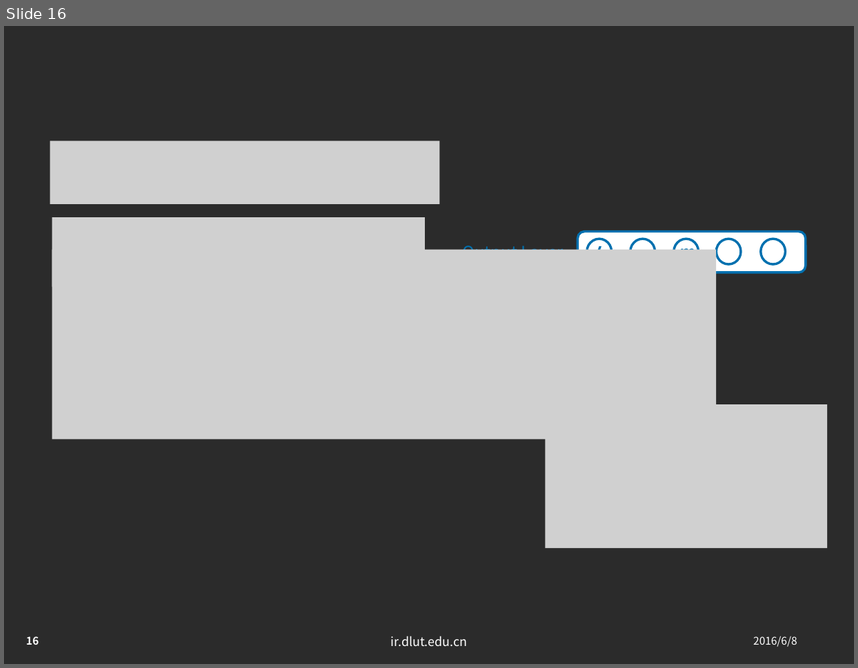
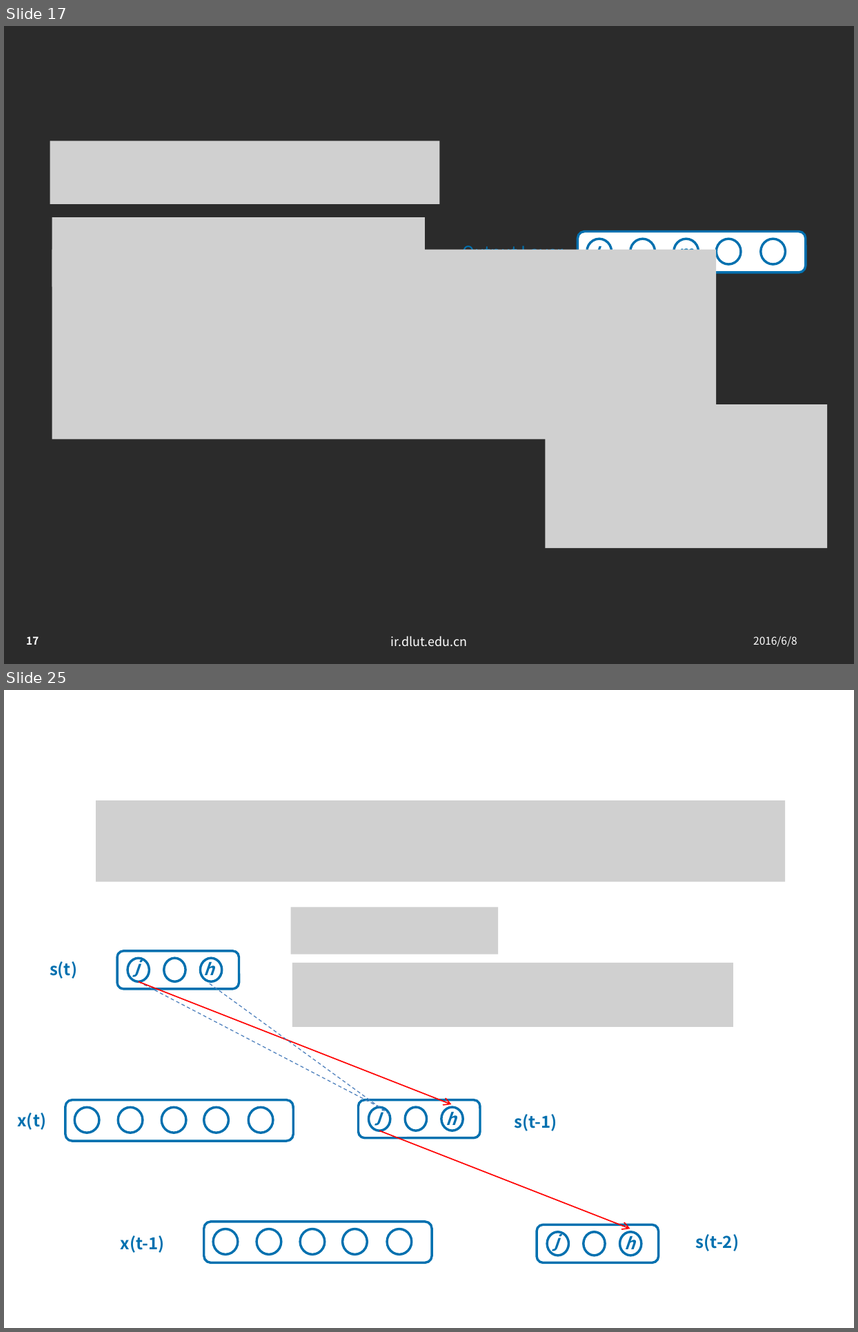
Before and after one commit to jxwb088047/RNN_BPTT_report, a slide deck: 林广和研一下学术ppt-2016-06-06.pptx. Shown one above the other, each under a label of ours: slide 16 before the commit, slides 17 and 25 after it; the slides between them are not shown. The pictures are 858x668 and 858x1332 pixels, drawn with LibreOffice and Linux fonts; fonts in the diff are those of the drawing; grey boxes stand for pictures; background and template pictures are left out; a plain dark background stands for a picture behind light text. Boxes give left, top, right and bottom in pixels: in the first picture for what was removed or moved away, otherwise in the second. Text is boxed around its words. In the diff, an @@ line names an element or a change of style, - is before the commit and + after.

```diff
--- a/林广和研一下学术ppt-2016-06-06.pptx
+++ b/林广和研一下学术ppt-2016-06-06.pptx
@@ slide 25 added at (x1=4, y1=690, x2=854, y2=1328), background picture (left out); not listed: 3 template elements that a slide beside it also shows @@
@@ title added at (x1=37, y1=713, x2=538, y2=767), 32 pt, text #FFFFFF @@
+T=2
@@ picture added at (x1=96, y1=800, x2=785, y2=882) @@
@@ picture added at (x1=290, y1=907, x2=498, y2=954) @@
@@ group added at (x1=117, y1=951, x2=239, y2=989): 3 ellipses, 2 texts, 1 rounded rectangle @@
+j
+h
@@ text added at (x1=50, y1=961, x2=77, y2=978), 14 pt, text #0070AF, bold @@
+s(t)
@@ picture added at (x1=292, y1=963, x2=733, y2=1027) @@
@@ line added from (139, 982) to (380, 1107), #4F81BD 0.75 pt dashed @@
@@ arrow added from (139, 982) to (451, 1104), #FF0000 1 pt @@
@@ line added from (210, 983) to (391, 1115), #4F81BD 0.75 pt dashed @@
@@ text added at (x1=17, y1=1112, x2=46, y2=1130), 14 pt, text #0070AF, bold @@
+x(t)
@@ group added at (x1=65, y1=1100, x2=293, y2=1141): 5 ellipses, 1 rounded rectangle @@
@@ group added at (x1=359, y1=1100, x2=480, y2=1138): 3 ellipses, 2 texts, 1 rounded rectangle @@
+j
+h
@@ text added at (x1=515, y1=1114, x2=557, y2=1131), 14 pt, text #0070AF, bold @@
+s(t-1)
@@ arrow added from (380, 1130) to (631, 1228), #FF0000 1 pt @@
@@ text added at (x1=121, y1=1235, x2=165, y2=1252), 14 pt, text #0070AF, bold @@
+x(t-1)
@@ group added at (x1=204, y1=1221, x2=432, y2=1262): 5 ellipses, 1 rounded rectangle @@
@@ group added at (x1=537, y1=1225, x2=659, y2=1263): 3 ellipses, 2 texts, 1 rounded rectangle @@
+h
+j
@@ text added at (x1=696, y1=1234, x2=739, y2=1251), 14 pt, text #0070AF, bold @@
+s(t-2)
@@ what was slide 16 is now slide 17 @@
@@ page number at (x1=26, y1=636, x2=38, y2=644): text changed @@
-16
+17
```
Also in this commit, not shown: 7 slides changed, 14 other slides added, 1 slide removed.
